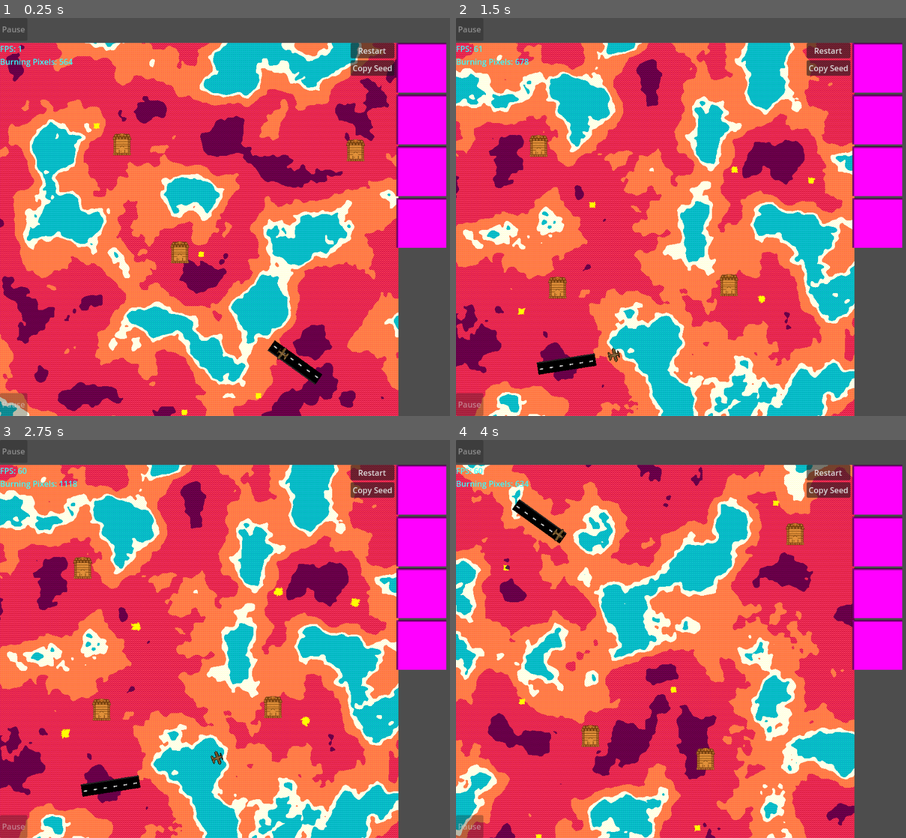
Above: before the commit, frames 1-4 (two rows, left to right).
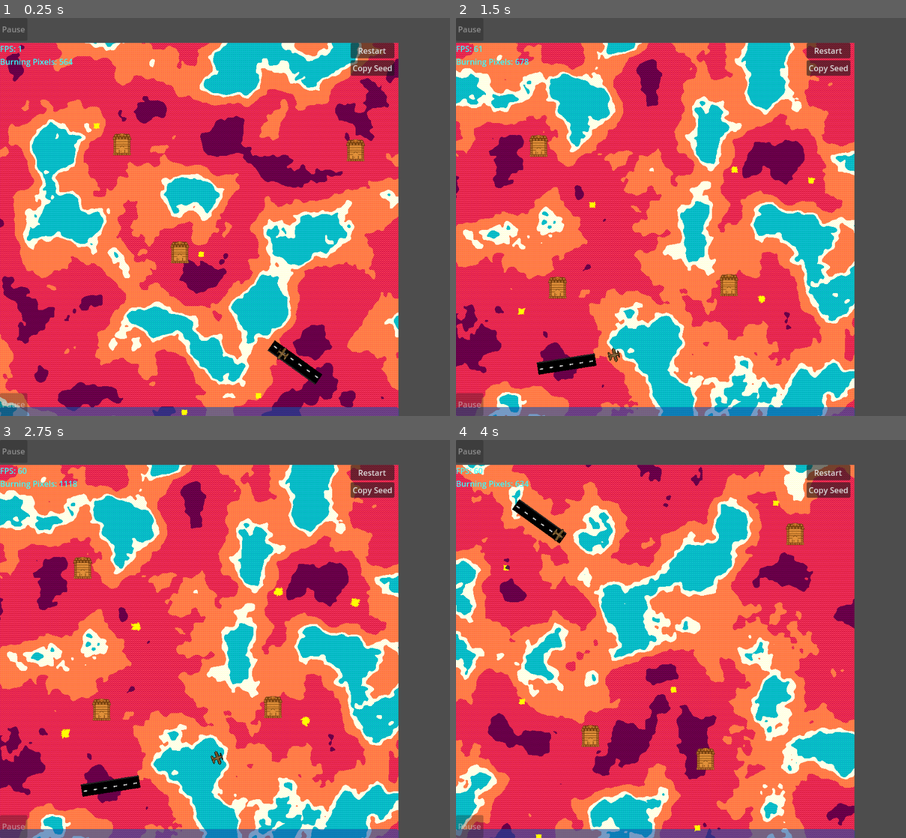
Above: after the commit, the same moments.

Repository: Levartar/2025-Brackeys-Game-Jam
Game: Godot game, scene res://scenes/game.tscn
Same seed, same stepped clock (60 frames per second), same inputs: the game is played once before the commit and once after it.
Inputs (mouse positions are in pixels of both pictures, inside the frame that each line leads up to; where the layout moved, square brackets give the same spot in the first picture):
- Up to frame 1 (0.25 s): no input
- Up to frame 2 (1.5 s): click (829, 49) [879, 65] at 0.5 s; click (879, 121) at 1.27 s
- Up to frame 3 (2.75 s): click (423, 591) at 2.02 s
- Up to frame 4 (4 s): click (879, 646) at 2.77 s; click "Restart" at 3.5 s

The runs differ from the first frame. In frame 1, 7.6% of the frame differs, in the area x 0-100%, y 6-100%; in frame 2, 7.6%; in frame 3, 7.6%; in frame 4, 7.6%.

Commit message:
implemented water tank logic

Diff:
--- a/scenes/game.tscn
+++ b/scenes/game.tscn
@@ -2,9 +2,7 @@
 
 [ext_resource type="Script" uid="uid://dugpuu6ilaikm" path="res://scripts/map_container.gd" id="1_lnu2h"]
 [ext_resource type="PackedScene" uid="uid://bo4sk7qj01lqq" path="res://scenes/flight_sim.tscn" id="2_yqjtg"]
-
-[sub_resource type="PlaceholderTexture2D" id="PlaceholderTexture2D_lnu2h"]
-size = Vector2(100, 100)
+[ext_resource type="PackedScene" uid="uid://bf2286e5xurbi" path="res://scenes/water_tank.tscn" id="3_lnu2h"]
 
 [node name="Game" type="Control"]
 layout_mode = 3
@@ -57,13 +55,22 @@
 [node name="Flight Sim" parent="CanvasLayer/VBoxContainer/HBoxContainer/MapContainer" instance=ExtResource("2_yqjtg")]
 
 [node name="Plane" parent="CanvasLayer/VBoxContainer/HBoxContainer/MapContainer/Flight Sim" index="0"]
+depletion_values = {
+"Bomber": 33.33999999999651,
+"Laser": 10.0,
+"Standard": 80.0
+}
 is_test = true
 
 [node name="Terrain" parent="CanvasLayer/VBoxContainer/HBoxContainer/MapContainer/Flight Sim" index="1"]
 water_longevity = 1.0
 water_fade_steps = 100.0
-fire_num_min = 3
-fire_num_max = 7
+
+[node name="WaterTank" parent="CanvasLayer/VBoxContainer/HBoxContainer/MapContainer/Flight Sim" instance=ExtResource("3_lnu2h")]
+offset_left = -1.0
+offset_top = 732.0
+offset_right = 801.0
+offset_bottom = 799.0
 
 [node name="MapButtons" type="VBoxContainer" parent="CanvasLayer/VBoxContainer/HBoxContainer"]
 layout_mode = 2
@@ -78,25 +85,6 @@
 text = "Copy Seed
 "
 
-[node name="PlanesMenu" type="VBoxContainer" parent="CanvasLayer/VBoxContainer/HBoxContainer"]
-layout_mode = 2
-
-[node name="Plane1" type="TextureButton" parent="CanvasLayer/VBoxContainer/HBoxContainer/PlanesMenu"]
-layout_mode = 2
-texture_normal = SubResource("PlaceholderTexture2D_lnu2h")
-
-[node name="Plane2" type="TextureButton" parent="CanvasLayer/VBoxContainer/HBoxContainer/PlanesMenu"]
-layout_mode = 2
-texture_normal = SubResource("PlaceholderTexture2D_lnu2h")
-
-[node name="Plane3" type="TextureButton" parent="CanvasLayer/VBoxContainer/HBoxContainer/PlanesMenu"]
-layout_mode = 2
-texture_normal = SubResource("PlaceholderTexture2D_lnu2h")
-
-[node name="Plane4" type="TextureButton" parent="CanvasLayer/VBoxContainer/HBoxContainer/PlanesMenu"]
-layout_mode = 2
-texture_normal = SubResource("PlaceholderTexture2D_lnu2h")
-
 [node name="BottomBar" type="HBoxContainer" parent="CanvasLayer/VBoxContainer"]
 layout_mode = 2
 size_flags_vertical = 3
@@ -108,7 +96,6 @@
 
 [connection signal="pressed" from="CanvasLayer/VBoxContainer/TopBar/PauseButton" to="CanvasLayer/VBoxContainer/HBoxContainer/MapContainer" method="_on_pause_button_pressed"]
 [connection signal="pressed" from="CanvasLayer/VBoxContainer/HBoxContainer/MapButtons/Restart" to="CanvasLayer/VBoxContainer/HBoxContainer/MapContainer" method="_on_restart_pressed"]
-[connection signal="pressed" from="CanvasLayer/VBoxContainer/HBoxContainer/PlanesMenu/Plane1" to="CanvasLayer/VBoxContainer/HBoxContainer/MapContainer" method="_on_restart_pressed"]
 [connection signal="pressed" from="CanvasLayer/VBoxContainer/BottomBar/BottomButton" to="CanvasLayer/VBoxContainer/HBoxContainer/MapContainer" method="_on_bottom_button_pressed"]
 
 [editable path="CanvasLayer/VBoxContainer/HBoxContainer/MapContainer/Flight Sim"]
--- a/scenes/plane.tscn
+++ b/scenes/plane.tscn
@@ -13,6 +13,11 @@
 script = ExtResource("1_206p1")
 type = 2
 speed = 100
+depletion_values = {
+"Bomber": 33.33999999999651,
+"Laser": 10.0,
+"Standard": 80.0
+}
 
 [node name="Sprite2D" type="Sprite2D" parent="."]
 z_index = 1
--- a/scenes/trail.tscn
+++ b/scenes/trail.tscn
@@ -9,5 +9,7 @@
 width = 100.0
 default_color = Color(0.22481102, 0.40539506, 0.883069, 1)
 script = ExtResource("1_rsj4o")
+max_points = 30
+trail_width = 10
 longevity = 0.3000000000029104
 fadout_duration = 0.3000000000029104
--- /dev/null
+++ b/scenes/water_tank.tscn
@@ -0,0 +1,8 @@
+[gd_scene format=3 uid="uid://bf2286e5xurbi"]
+
+[node name="WaterTank" type="ProgressBar"]
+modulate = Color(0.091039605, 0.43439656, 0.9338191, 1)
+offset_right = 4.0
+offset_bottom = 27.0
+value = 100.0
+show_percentage = false
--- a/scripts/bomb.gd
+++ b/scripts/bomb.gd
@@ -18,10 +18,13 @@
   pass
 
 func deploy() -> void:
+  if not plane.is_water_in_tank(): deactivate()
+  else:
     if plane == null: print("Bomb could not find Plane instance!"); return
     var pos = plane.position
     if terrain:
       terrain.drop_water_at_position(pos, distinguish_radius)
+      plane.deplete_tank()
       deactivate()
       plane.activate_cooldown()
 
--- a/scripts/laser.gd
+++ b/scripts/laser.gd
@@ -28,7 +28,8 @@
   audio_player.play()
 
 func _process(delta):
-  if is_active:
+  if not plane.is_water_in_tank(): deactivate()
+  elif is_active:
     angle += laser_speed * delta
     var oscillation = sin(angle * 3.0) # x3 for faster oscillation
     var min_deg = - laser_spread # + deg_mod
@@ -38,7 +39,8 @@
     points[1] = moving_end
     var pos = plane.position + moving_end.rotated(plane.rotation)
     if terrain:
-        terrain.drop_water_at_position(pos, distinguish_radius)
+      terrain.drop_water_at_position(pos, distinguish_radius)
+      plane.deplete_tank(delta)
 
 func deploy() -> void:
     if plane == null: print("Laser could not find Plane instance!"); return
--- a/scripts/plane.gd
+++ b/scripts/plane.gd
@@ -6,6 +6,7 @@
 @export var speed: int = 400
 @export var rotation_speed: float = 1.5
 @export var cooldown_values = {"Standard": 1.5, "Bomber": 1.5, "Laser": 0.0}
+@export var depletion_values = {"Standard": 80.0, "Bomber": 33.34, "Laser": 10.0}
 @export var is_test: bool = false # TODO: make sure is set to false in godot before release
 
 var rotation_direction: float = 0
@@ -37,6 +38,9 @@
 var poi_interaction: Callable
 var has_passengers: bool = false
 
+var water_tank: ProgressBar
+var water_tank_level: float
+
 # testing vars
 var initial_position: Vector2
 var speed_mod: float = 1
@@ -44,6 +48,7 @@
 func _ready() -> void:
   sprite = $Sprite2D
   audio_player = $AudioStreamPlayer2D
+  water_tank = get_parent().get_node("WaterTank")
   initial_position = position
 
 func _process(delta: float) -> void:
@@ -55,7 +60,7 @@
       if sprite: sprite.modulate = Color(1, 1, 1, 1)
       deployed_after_cooldown = false
   else:
-    if Input.is_action_just_pressed("deploy"):
+    if Input.is_action_just_pressed("deploy") and is_water_in_tank():
       if type == PlaneType.Standard:
         latest_trail = trail_scene.instantiate()
         get_parent().add_child(latest_trail)
@@ -116,6 +121,8 @@
     audio_player.stream = sfx_laser
   cooling_down = false
   current_cool_down = 0.0
+  water_tank_level = water_tank.max_value
+  water_tank.value = water_tank_level
   audio_player.play()
 
 func stop_audio() -> void:
@@ -142,3 +149,20 @@
   has_passengers = true
 func remove_passengers() -> void:
   has_passengers = false
+
+func deplete_tank(delta: float = 0.0) -> void:
+  if water_tank_level > 0:
+    if type == PlaneType.Standard:
+      water_tank_level -= depletion_values["Standard"] * delta
+    elif type == PlaneType.Bomber:
+      water_tank_level -= depletion_values["Bomber"]
+    elif type == PlaneType.Laser:
+      water_tank_level -= depletion_values["Laser"] * delta
+    if water_tank_level <= 0: water_tank_level = 0
+    print(water_tank_level)
+    water_tank.value = water_tank_level
+  else:
+    print("Out of water!")
+
+func is_water_in_tank() -> bool:
+  return water_tank_level > 0
--- a/scripts/trail.gd
+++ b/scripts/trail.gd
@@ -19,8 +19,9 @@
   width = trail_width
   # default_color = Color.WHITE
 
-func _process(_delta):
-  if is_active:
+func _process(delta):
+  if not plane.is_water_in_tank(): deactivate()
+  elif is_active:
     if plane == null: print("Trail could not find Plane instance!"); return
     var pos = plane.position
     if (points.is_empty() or pos.distance_to(points[-1]) > min_distance):
@@ -28,6 +29,7 @@
       # if terrain and terrain.is_position_on_fire(pos):
       if terrain:
         terrain.drop_water_at_position(pos, distinguish_radius)
+        plane.deplete_tank(delta)
 
   if points.size() > max_points:
     deactivate()
